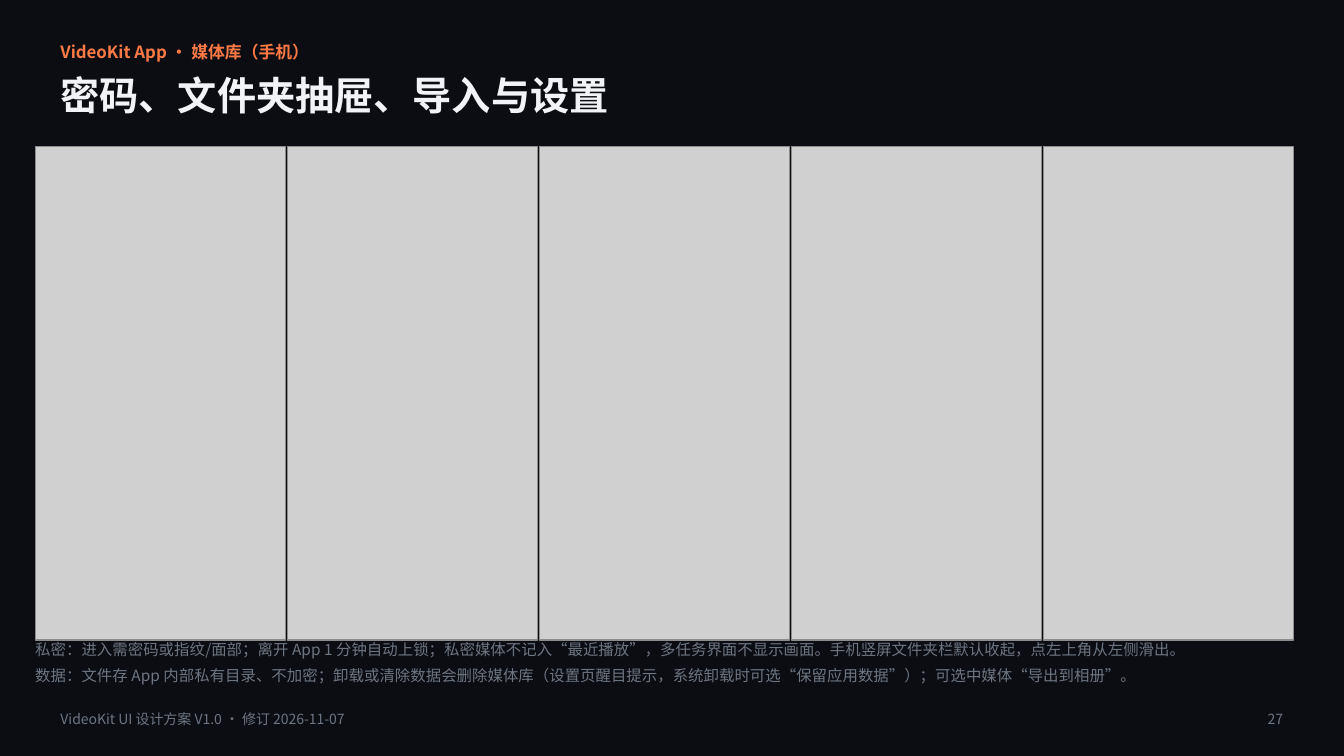
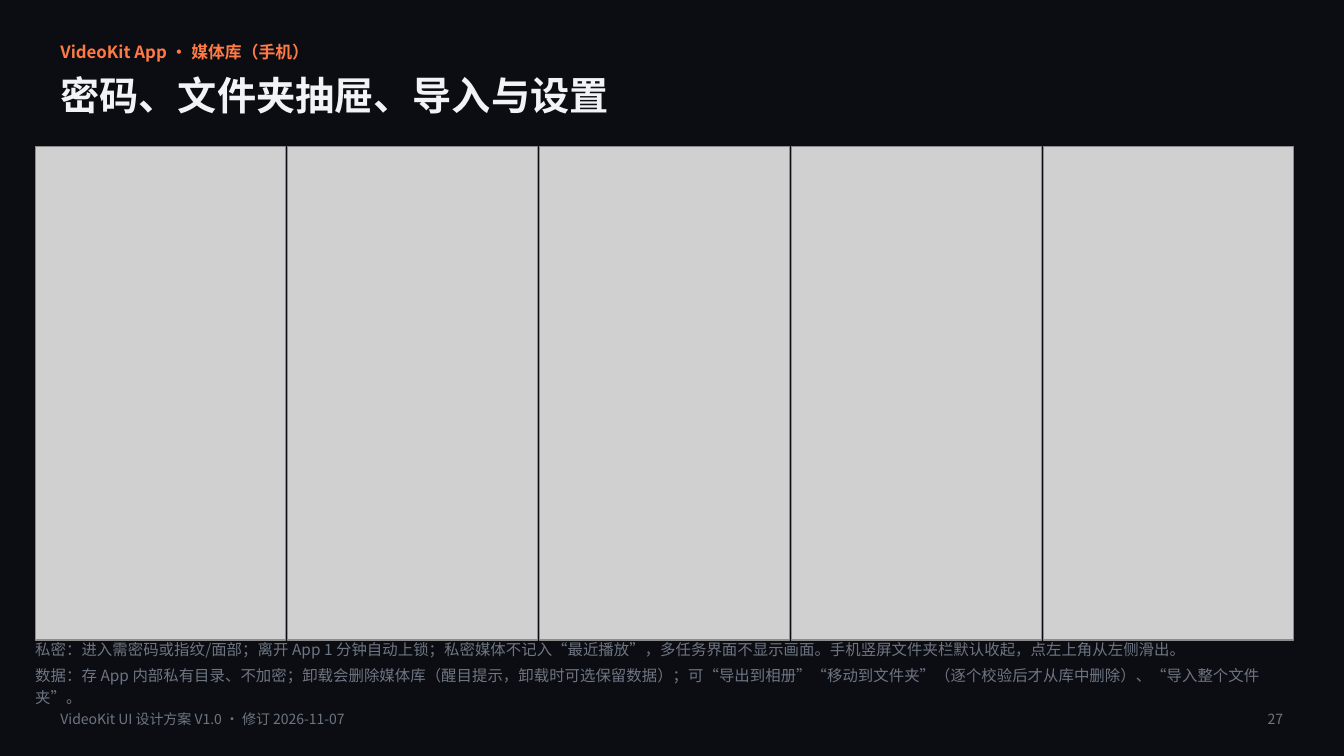
Before and after one commit to bennyliaa/VideoKit, a slide deck: slide 27 of docs/requirement/VideoKit_UI_Design_V1.0.pptx. Drawn at 1344x756 pixels with LibreOffice and Linux fonts; fonts in the diff are those of the drawing; grey boxes stand for pictures. Boxes give left, top, right and bottom in pixels: in the first picture for what was removed or moved away, otherwise in the second. Text is boxed around its words. In the diff, an @@ line names an element or a change of style, - is before the commit and + after.

```diff
--- a/docs/requirement/VideoKit_UI_Design_V1.0.pptx
+++ b/docs/requirement/VideoKit_UI_Design_V1.0.pptx
@@ text at (35, 668, 1260, 704): text changed @@
-数据：文件存 App 内部私有目录、不加密；卸载或清除数据会删除媒体库（设置页醒目提示，系统卸载时可选“保留应用数据”）；可选中媒体“导出到相册”。
+数据：存 App 内部私有目录、不加密；卸载会删除媒体库（醒目提示，卸载时可选保留数据）；可“导出到相册”“移动到文件夹”（逐个校验后才从库中删除）、“导入整个文件夹”。
```
Also in this commit, not shown: 1 other slide changed, 3 other files.
